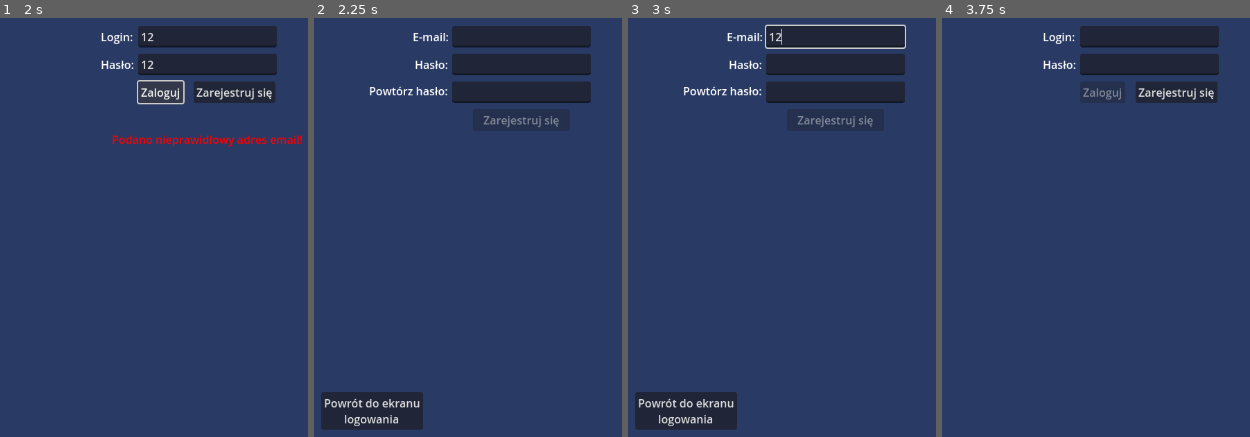
Above: before the commit, frames 1-4 (left to right).
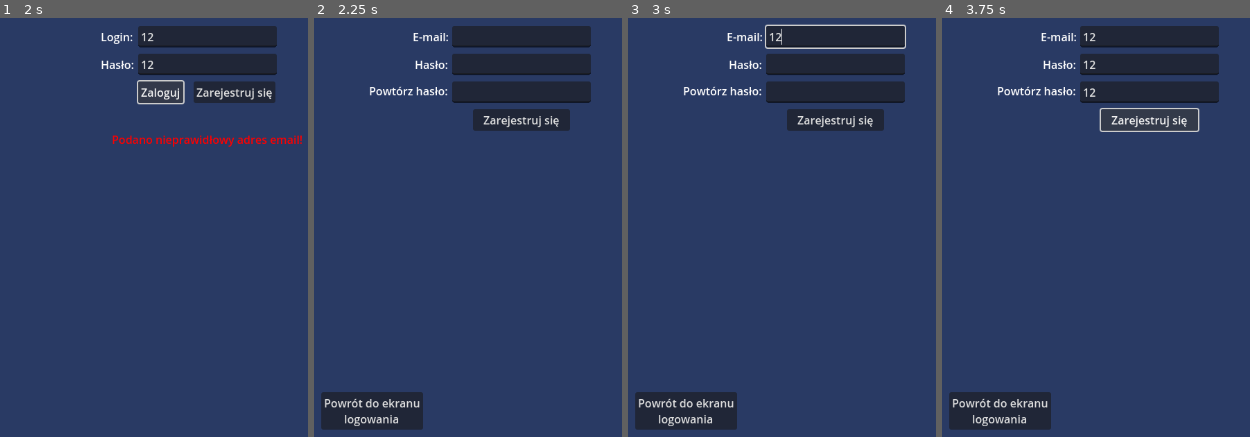
Above: after the commit, the same moments.

Repository: MateuszChoda/MediaLamus
Game: Godot game, scene res://Base/login_screen.tscn
Two runs of this game, one before a commit and one after it. Both use one fixed random seed, a clock stepped at 60 frames per second and the inputs below.
Inputs (mouse positions are in pixels of both pictures, inside the frame that each line leads up to):
- Up to frame 1 (2 s): click (206, 34) at 0.52 s; type "12" at 0.6 s; click (206, 64) at 0.75 s; type "12" at 0.83 s; click "Zaloguj" at 1.25 s
- Up to frame 2 (2.25 s): click "Zarejestruj się" at 2 s
- Up to frame 3 (3 s): click (834, 34) at 2.77 s; type "12" at 2.85 s
- Up to frame 4 (3.75 s): click (1148, 64) at 3 s; type "12" at 3.08 s; click (1148, 93) at 3.23 s; type "12" at 3.32 s; click "Zarejestruj się" at 3.5 s

Frame 1 is identical in both runs. In frame 2, 0.2% of the frame differs, in the area x 55-80%, y 23-27%; in frame 3, 0.2%; in frame 4, 6.0%, in the area x 2-90%, y 3-99%.

Commit message:
cart screen

Diff:
--- a/Base/Register_screen.tscn
+++ b/Base/Register_screen.tscn
@@ -1,8 +1,4 @@
-
-[gd_scene load_steps=2 format=3 uid="uid://dilvtyd1sl5qt"]
-
-[ext_resource type="Script" uid="uid://dpd3cgsx6h8b0" path="res://Scripts/register_screen.gd" id="1_rh3ov"]
-
+[gd_scene format=3 uid="uid://cqtyb802ooenn"]
 
 [node name="RegisterScreen" type="Control"]
 layout_mode = 3
@@ -11,7 +7,6 @@
 anchor_bottom = 1.0
 grow_horizontal = 2
 grow_vertical = 2
-script = ExtResource("1_rh3ov")
 
 [node name="ColorRect" type="ColorRect" parent="."]
 layout_mode = 1
@@ -103,7 +98,7 @@
 anchor_top = 0.5
 anchor_right = 0.5
 anchor_bottom = 0.5
-offset_left = -220.0
+offset_left = -219.99
 offset_top = 38.0
 offset_right = -105.99
 offset_bottom = 61.0
--- /dev/null
+++ b/Base/cart_screen.tscn
@@ -0,0 +1,184 @@
+[gd_scene load_steps=5 format=3 uid="uid://b71u50xarrivl"]
+
+[ext_resource type="Texture2D" uid="uid://423f3vr1014e" path="res://img/profile-icon.png" id="1_y3s5l"]
+[ext_resource type="Texture2D" uid="uid://4kh527c6v3js" path="res://img/home-icon.png" id="2_ee2du"]
+[ext_resource type="Texture2D" uid="uid://dhka1r7vq5yn3" path="res://img/cart.png" id="3_73oxm"]
+[ext_resource type="Texture2D" uid="uid://bbqhh7cgkdxpc" path="res://img/free-plus-icon-3107-thumb.png" id="4_3japs"]
+
+[node name="ColorRect" type="ColorRect"]
+anchors_preset = 15
+anchor_right = 1.0
+anchor_bottom = 1.0
+grow_horizontal = 2
+grow_vertical = 2
+color = Color(0.160784, 0.227451, 0.392157, 1)
+
+[node name="ColorRect" type="ColorRect" parent="."]
+layout_mode = 1
+anchors_preset = 8
+anchor_left = 0.5
+anchor_top = 0.5
+anchor_right = 0.5
+anchor_bottom = 0.5
+offset_left = -324.0
+offset_top = 424.0
+offset_right = 324.0
+offset_bottom = 574.0
+grow_horizontal = 2
+grow_vertical = 2
+color = Color(0.314033, 0.414383, 0.657094, 1)
+
+[node name="Profile_btn" type="TextureButton" parent="ColorRect"]
+layout_mode = 1
+anchors_preset = 8
+anchor_left = 0.5
+anchor_top = 0.5
+anchor_right = 0.5
+anchor_bottom = 0.5
+offset_left = 211.0
+offset_top = -17.0
+offset_right = 723.0
+offset_bottom = 495.0
+grow_horizontal = 2
+grow_vertical = 2
+scale = Vector2(0.09, 0.09)
+texture_normal = ExtResource("1_y3s5l")
+
+[node name="Home_btn" type="TextureButton" parent="ColorRect"]
+layout_mode = 1
+anchors_preset = 8
+anchor_left = 0.5
+anchor_top = 0.5
+anchor_right = 0.5
+anchor_bottom = 0.5
+offset_left = -259.0
+offset_top = -18.0
+offset_right = 253.0
+offset_bottom = 494.0
+grow_horizontal = 2
+grow_vertical = 2
+scale = Vector2(0.09, 0.09)
+texture_normal = ExtResource("2_ee2du")
+
+[node name="Cart_btn" type="TextureButton" parent="ColorRect"]
+layout_mode = 1
+anchors_preset = 8
+anchor_left = 0.5
+anchor_top = 0.5
+anchor_right = 0.5
+anchor_bottom = 0.5
+offset_left = -24.0
+offset_top = -24.0
+offset_right = 488.0
+offset_bottom = 488.0
+grow_horizontal = 2
+grow_vertical = 2
+scale = Vector2(0.1, 0.1)
+texture_normal = ExtResource("3_73oxm")
+
+[node name="ColorRect2" type="ColorRect" parent="."]
+layout_mode = 1
+anchors_preset = 8
+anchor_left = 0.5
+anchor_top = 0.5
+anchor_right = 0.5
+anchor_bottom = 0.5
+offset_left = -286.0
+offset_top = -326.0
+offset_right = 287.0
+offset_bottom = -123.0
+grow_horizontal = 2
+grow_vertical = 2
+color = Color(0.313726, 0.415686, 0.658824, 1)
+
+[node name="Button2" type="Button" parent="ColorRect2"]
+layout_mode = 1
+anchors_preset = 8
+anchor_left = 0.5
+anchor_top = 0.5
+anchor_right = 0.5
+anchor_bottom = 0.5
+offset_left = 111.02
+offset_top = 12.545
+offset_right = 274.02
+offset_bottom = 73.545
+grow_horizontal = 2
+grow_vertical = 2
+text = "usuń z koszyka"
+
+[node name="Button" type="Button" parent="ColorRect2"]
+layout_mode = 1
+anchors_preset = 8
+anchor_left = 0.5
+anchor_top = 0.5
+anchor_right = 0.5
+anchor_bottom = 0.5
+offset_left = 111.02
+offset_top = -69.17
+offset_right = 274.02
+offset_bottom = -8.17
+grow_horizontal = 2
+grow_vertical = 2
+text = "Przejdź do płatności"
+
+[node name="ColorRect3" type="ColorRect" parent="ColorRect2"]
+layout_mode = 1
+anchors_preset = 8
+anchor_left = 0.5
+anchor_top = 0.5
+anchor_right = 0.5
+anchor_bottom = 0.5
+offset_left = -260.655
+offset_top = 39.32
+offset_right = -220.655
+offset_bottom = 79.32
+grow_horizontal = 2
+grow_vertical = 2
+
+[node name="Label" type="Label" parent="ColorRect2"]
+modulate = Color(0, 0, 0, 1)
+layout_mode = 1
+anchors_preset = 8
+anchor_left = 0.5
+anchor_top = 0.5
+anchor_right = 0.5
+anchor_bottom = 0.5
+offset_left = -256.655
+offset_top = 43.32
+offset_right = -224.655
+offset_bottom = 75.32
+grow_horizontal = 2
+grow_vertical = 2
+text = "1"
+horizontal_alignment = 1
+vertical_alignment = 1
+
+[node name="TextureButton" type="TextureButton" parent="ColorRect2"]
+layout_mode = 1
+anchors_preset = 8
+anchor_left = 0.5
+anchor_top = 0.5
+anchor_right = 0.5
+anchor_bottom = 0.5
+offset_left = -213.5
+offset_top = 48.375
+offset_right = 298.5
+offset_bottom = 560.375
+grow_horizontal = 2
+grow_vertical = 2
+scale = Vector2(0.045, 0.045)
+texture_normal = ExtResource("4_3japs")
+
+[node name="Label" type="Label" parent="."]
+layout_mode = 1
+anchors_preset = 5
+anchor_left = 0.5
+anchor_right = 0.5
+offset_left = -155.5
+offset_top = 135.775
+offset_right = 155.5
+offset_bottom = 175.775
+grow_horizontal = 2
+theme_override_font_sizes/font_size = 29
+text = "Twój koszyk jest pusty"
+horizontal_alignment = 1
--- a/Base/main_screen.tscn
+++ b/Base/main_screen.tscn
@@ -1,12 +1,9 @@
-
-[gd_scene load_steps=5 format=3 uid="uid://dbukptdxj0cb8"]
-
+[gd_scene load_steps=5 format=3 uid="uid://bu5euaxyuuohy"]
 
 [ext_resource type="Texture2D" uid="uid://7ctyucrbyybl" path="res://img/filter-icon.jpg" id="1_o13rx"]
 [ext_resource type="Texture2D" uid="uid://423f3vr1014e" path="res://img/profile-icon.png" id="2_2l88s"]
 [ext_resource type="Texture2D" uid="uid://dhka1r7vq5yn3" path="res://img/cart.png" id="2_i7cyh"]
 [ext_resource type="Texture2D" uid="uid://4kh527c6v3js" path="res://img/home-icon.png" id="2_w2f1l"]
-[ext_resource type="PackedScene" uid="uid://58fhia6fwvjx" path="res://Base/product_list.tscn" id="4_w2f1l"]
 
 [node name="Control" type="Control"]
 layout_mode = 3
@@ -167,9 +164,7 @@
 grow_vertical = 2
 color = Color(0.314033, 0.414383, 0.657094, 1)
 
-
 [node name="Profile_btn" type="TextureButton" parent="ColorRect/ColorRect"]
-
 layout_mode = 1
 anchors_preset = 8
 anchor_left = 0.5
@@ -185,9 +180,7 @@
 scale = Vector2(0.09, 0.09)
 texture_normal = ExtResource("2_2l88s")
 
-
 [node name="Home_btn" type="TextureButton" parent="ColorRect/ColorRect"]
-
 layout_mode = 1
 anchors_preset = 8
 anchor_left = 0.5
@@ -218,11 +211,3 @@
 grow_vertical = 2
 scale = Vector2(0.1, 0.1)
 texture_normal = ExtResource("2_i7cyh")
-
-[node name="ProductList" parent="." instance=ExtResource("4_w2f1l")]
-visible = false
-layout_mode = 0
-offset_top = 0.0
-offset_bottom = 786.0
-
-[connection signal="text_changed" from="ColorRect/Searchbar" to="ProductList" method="_on_searchbar_text_changed"]
Not shown: 1 places in Base/admin_screen.tscn that only renumber resources
Binary file added: img/free-plus-icon-3107-thumb.png
Not shown, added: img/free-plus-icon-3107-thumb.png.import
